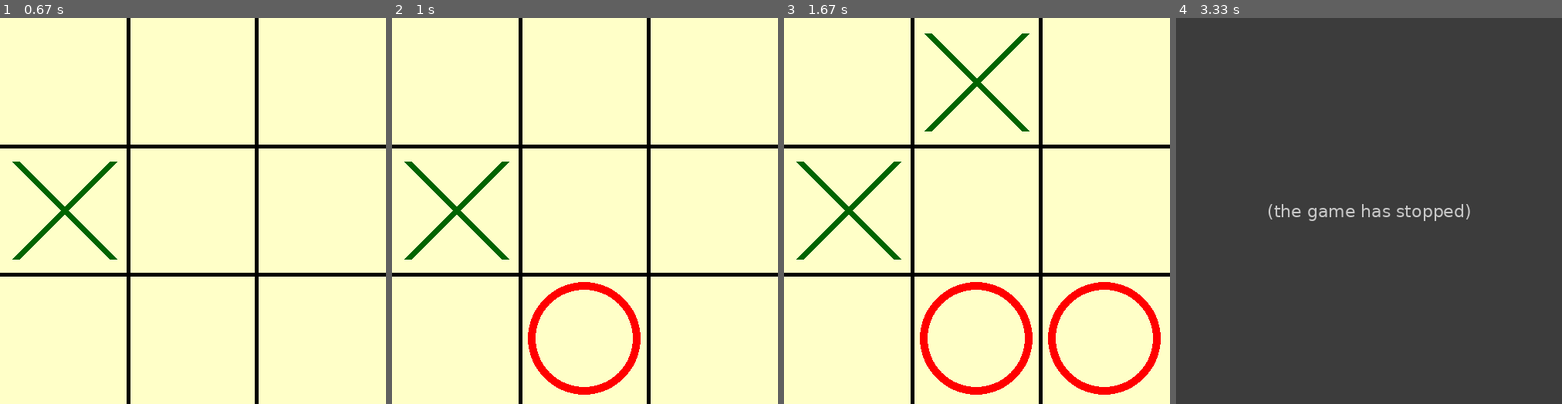
Above: before the commit, frames 1-4 (left to right).
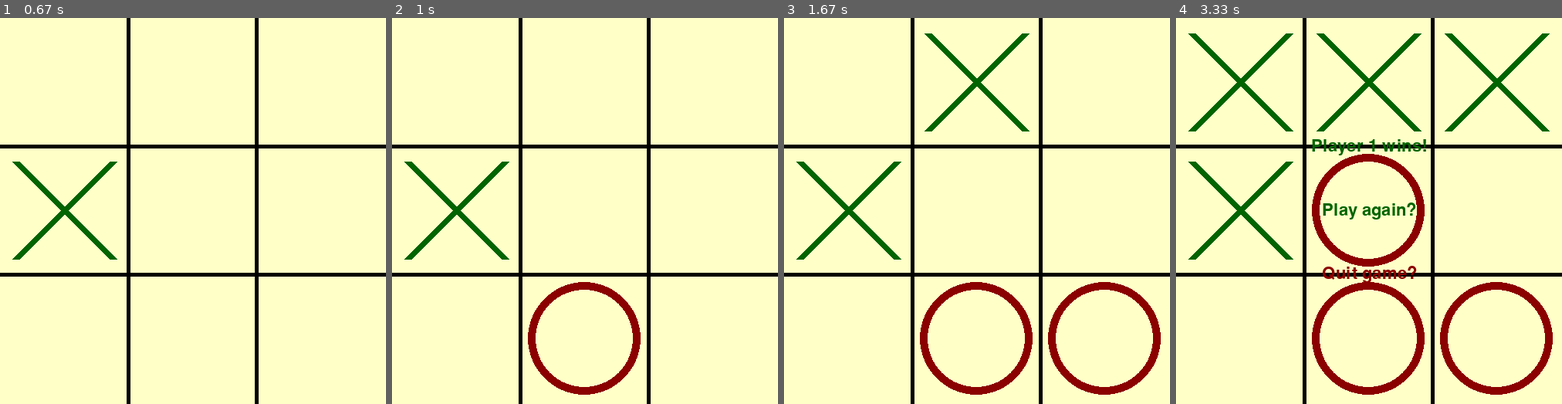
Above: after the commit, the same moments.

Repository: CaGListRo/pygame-tictactoe
Game: pygame game, started from pygame_tictactoe.py
The game is run twice, just before and just after one commit, with the same random seed, the same clock (stepped at 60 frames per second) and the same inputs.
Inputs (mouse positions are in pixels of both pictures, inside the frame that each line leads up to):
- Up to frame 1 (0.67 s): press the mouse at (65, 83) at 0.37 s; move the mouse to (69, 118) at 0.47 s; release the mouse at (73, 153) at 0.6 s
- Up to frame 2 (1 s): press the mouse at (457, 83) at 0.7 s; move the mouse to (538, 195) at 0.8 s; release the mouse at (619, 307) at 0.93 s
- Up to frame 3 (1.67 s): press the mouse at (849, 83) at 1.03 s; move the mouse to (926, 102) at 1.13 s; release the mouse at (1004, 122) at 1.27 s; click (1123, 311) at 1.38 s
- Up to frame 4 (3.33 s): click (1241, 68) at 1.72 s; click (1365, 265) at 2.55 s; press the mouse at (1365, 265) at 2.87 s; move the mouse to (1423, 195) at 2.97 s; release the mouse at (1480, 126) at 3.1 s

Frame 1 is identical in both runs. In frame 2, 1.7% of the frame differs, in the area x 35-65%, y 68-98%; in frame 3, 3.4%; in frame 4, 100%, in the area x 0-100%, y 0-100%.
Before the commit the program exited at 3.1 s; later frames show no game.

Commit message:
added texts for endscreen

Diff:
--- a/pygame_tictactoe.py
+++ b/pygame_tictactoe.py
@@ -19,6 +19,7 @@
         self.player = 1
         self.clicked = False
         self.mouse_pos = (-1, -1)
+        self.again_question = True
 
         self.BG_COLOR = (255, 255, 200)
         self.playing_field = self.clear_field()
@@ -26,26 +27,38 @@
     def clear_field(self):
         return [[0, 0, 0], [0, 0, 0], [0, 0, 0]]
 
+    def create_end_text(self):
+        player_number = self.get_player_number()
+        winning_text = (f'Player {player_number} wins!')
+        self.winning_text_surf = self.font.render(winning_text, True, ('darkgreen' if player_number == 1 else 'darkred'))
+        again_text = ('Play again?')
+        self.again_text_surf = self.font.render(again_text, True, 'darkgreen')
+        quit_text = ('Quit game?')
+        self.quit_text_surf = self.font.render(quit_text, True, 'darkred')
+
     def check_winning(self):
         for i in range(3):
             if sum(self.playing_field[i]) == 3 or sum(self.playing_field[i]) == -3:
-                return True
+                self.won =  True
             if sum(row[i] for row in self.playing_field) == 3 or sum(row[i] for row in self.playing_field) == -3:
-                return True
+                self.won =  True
 
         if self.playing_field[0][0] + self.playing_field[1][1] + self.playing_field[2][2] == 3 or self.playing_field[0][0] + self.playing_field[1][1] + self.playing_field[2][2] == -3:
-            return True
+            self.won =  True
         if self.playing_field[0][2] + self.playing_field[1][1] + self.playing_field[2][0] == 3 or self.playing_field[0][2] + self.playing_field[1][1] + self.playing_field[2][0] == -3:
-            return True
+            self.won =  True
 
-        return False
+        if self.won:
+            self.create_end_text()
+
+
 
     def swab_player(self):
-        self.player *= -1
-        return True
+        if not self.won:
+            self.player *= -1
 
     def mark_field(self):
-        if self.clicked:
+        if self.clicked and not self.won:
             if 0 <= self.mouse_pos[0] < self.WIDTH // 3:
                 x = 0
             elif self.WIDTH // 3 <= self.mouse_pos[0] < self.WIDTH // 3 * 2:
@@ -58,9 +71,10 @@
                 y = 1
             elif  self.HEIGHT // 3 * 2 <= self.mouse_pos[1] < self.HEIGHT:
                 y = 2
-            self.playing_field[y][x] = self.player
-            if not self.won:
-                self.printing = self.swab_player()
+            if self.playing_field[y][x] == 0:
+                self.playing_field[y][x] = self.player
+                self.check_winning()
+                self.swab_player()
 
     def get_input(self):
         for event in pg.event.get():
@@ -73,7 +87,7 @@
     def draw_circle(self, j, i):
         centerx = (self.WIDTH // 3 * i) + self.field_size // 2
         centery = (self.HEIGHT // 3 * j) + self.field_size // 2
-        pg.draw.circle(self.window, 'red', (centerx, centery), (self.field_size // 2) - self.padding, self.LINE_THIKNESS * 2)
+        pg.draw.circle(self.window, 'darkred', (centerx, centery), (self.field_size // 2) - self.padding, self.LINE_THIKNESS * 2)
 
     def draw_cross(self, j, i):
         centerx = self.WIDTH // 3 * i + self.field_size // 2
@@ -97,6 +111,10 @@
                     self.draw_cross(j, i)
                 elif self.playing_field[j][i] == -1:
                     self.draw_circle(j, i)
+        if self.won:
+            self.window.blit(self.winning_text_surf, (self.WIDTH // 2 - self.winning_text_surf.get_width() // 2, self.HEIGHT // 3 - self.winning_text_surf.get_height() // 2))
+            self.window.blit(self.again_text_surf, (self.WIDTH // 2 - self.again_text_surf.get_width() // 2, self.HEIGHT // 2 - self.again_text_surf.get_height() // 2))
+            self.window.blit(self.quit_text_surf, (self.WIDTH // 2 - self.quit_text_surf.get_width() // 2, self.HEIGHT // 3 * 2 - self.quit_text_surf.get_height() // 2))
 
         pg.display.update()
 
@@ -106,13 +124,13 @@
             self.clock.tick(30)
             self.get_input()
             self.mark_field()
-            self.won = self.check_winning()
             self.draw_window()
+
             if self.clicked:
                 self.clicked = False
-            if self.won:
-                print('won')
-                self.running = False
+
+
+
 
         pg.quit()
 
